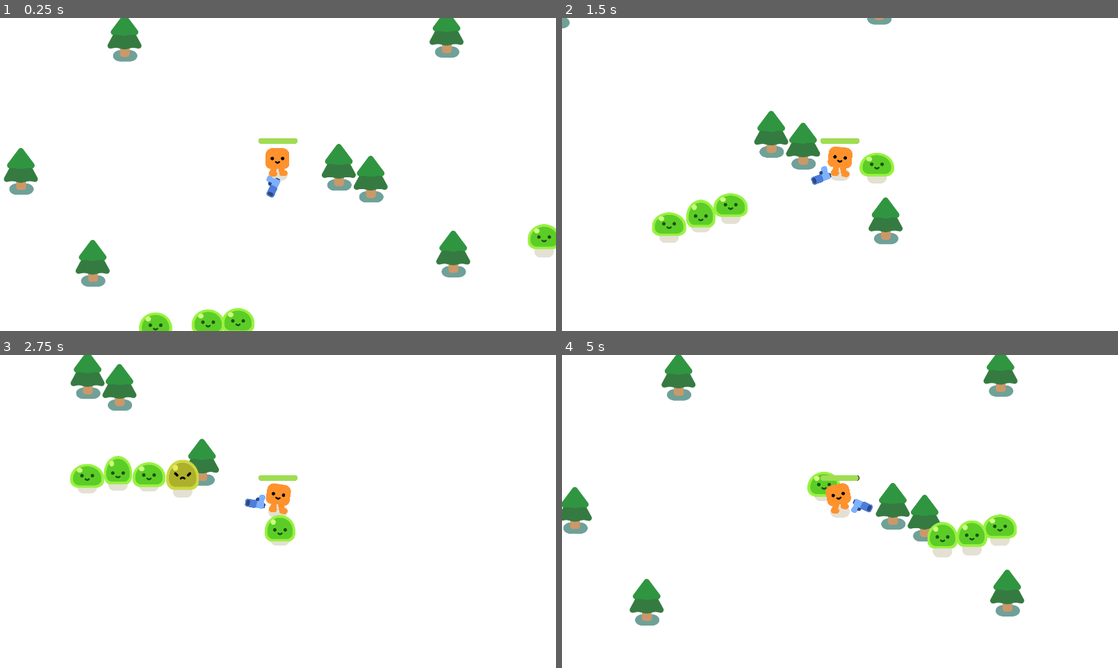
Above: before the commit, frames 1-4 (two rows, left to right).
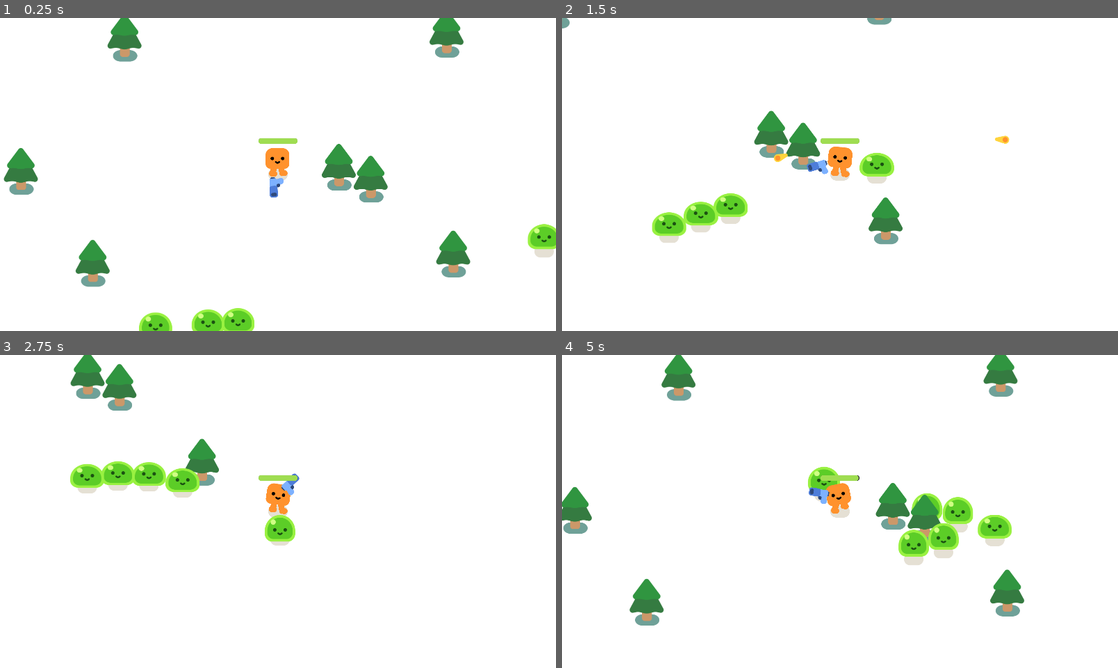
Above: after the commit, the same moments.

Repository: nathanvarghese/2DShooter-GDQuest
Game: Godot game, scene res://survivor.tscn
Same seed, same stepped clock (60 frames per second), same inputs: the game is played once before the commit and once after it.
Inputs (mouse positions are in pixels of both pictures, inside the frame that each line leads up to):
- Up to frame 1 (0.25 s): no input
- Up to frame 2 (1.5 s): move the mouse to (962, 158) at 0.52 s; hold D (move_right) 0.53-1.28 s; click (962, 158) at 0.6 s; move the mouse to (728, 190) at 1.27 s; hold S (move_down) from 1.28 s (still down); click (728, 190) at 1.35 s
- Up to frame 3 (2.75 s): move the mouse to (333, 442) at 2.02 s; release S (move_down) at 2.03 s; hold D (move_right) from 2.03 s (still down); click (333, 442) at 2.1 s
- Up to frame 4 (5 s): move the mouse to (812, 574) at 2.77 s; release D (move_right) at 2.78 s; hold W (move_up) 2.78-3.53 s; click (812, 574) at 2.85 s; move the mouse to (1006, 558) at 3.52 s; hold A (move_left) from 3.53 s (still down); click (1006, 558) at 3.6 s; move the mouse to (673, 464) at 4.27 s; click (673, 464) at 4.35 s

The runs differ from the first frame. In frame 1, less than 0.1% of the frame differs, in the area x 47-51%, y 50-58%; in frame 2, 0.5%; in frame 3, 1.0%; in frame 4, 2.3%, in the area x 44-82%, y 35-68%.

Commit message:
Added point shoot and gun roation

Diff:
--- a/2d-project-assets/Scripts/gun.gd
+++ b/2d-project-assets/Scripts/gun.gd
@@ -1,18 +1,19 @@
 extends Area2D
 
 func _process(_delta):
-	var enemies_in_range = get_overlapping_bodies()
-	if enemies_in_range.size() > 0:
-		var target_enemy = enemies_in_range.front()
-		look_at(target_enemy.global_position)
+	look_at(get_global_mouse_position())
+
+	rotation_degrees = wrap(rotation_degrees, 0, 360)
+	if rotation_degrees > 90 and  rotation_degrees < 270:
+		scale.y = -1
+	else:
+		scale.y = 1
+
+	if Input.is_action_just_pressed("shoot"):
+		shoot()
 
 func shoot():
 	const BULLET = preload("res://bullet.tscn")
 	var new_bullet = BULLET.instantiate()
 	new_bullet.global_transform = %ShootingPoint.global_transform
 	%ShootingPoint.add_child(new_bullet)
-
-
-
-func _on_timer_timeout() -> void:
-	shoot()
--- a/2d-project-assets/gun.tscn
+++ b/2d-project-assets/gun.tscn
@@ -27,9 +27,3 @@
 unique_name_in_owner = true
 position = Vector2(26.18568, -11.589236)
 rotation = 0.028710827
-
-[node name="Timer" type="Timer" parent="." unique_id=1176702216]
-wait_time = 0.5
-autostart = true
-
-[connection signal="timeout" from="Timer" to="." method="_on_timer_timeout"]
--- a/2d-project-assets/project.godot
+++ b/2d-project-assets/project.godot
@@ -115,6 +115,11 @@
 "events": [Object(InputEventKey,"resource_local_to_scene":false,"resource_name":"","device":-1,"window_id":0,"alt_press …(192 unchanged characters)…
 ]
 }
+shoot={
+"deadzone": 0.2,
+"events": [Object(InputEventMouseButton,"resource_local_to_scene":false,"resource_name":"","device":-1,"window_id":0,"alt_pressed":false,"shift_pressed":false,"ctrl_pressed":false,"meta_pressed":false,"button_mask":1,"position":Vector2(293, 30),"global_position":Vector2(312, 126),"factor":1.0,"button_index":1,"canceled":false,"pressed":true,"double_click":false,"script":null)
+]
+}
 
 [layer_names]
 
